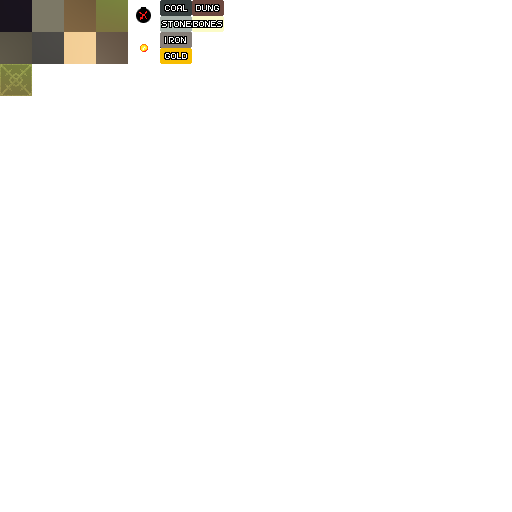
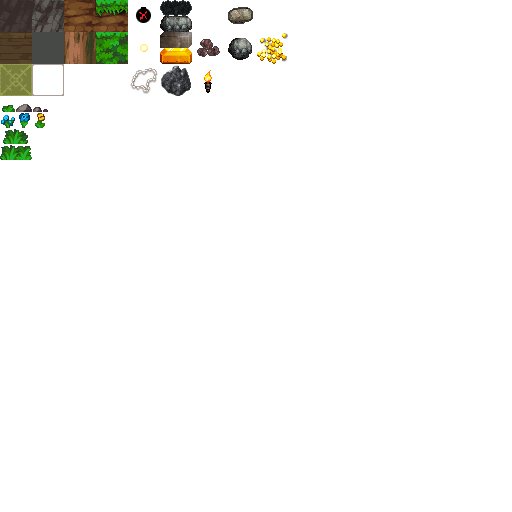
Before/after of a 512px x 512px layered artwork. What changed in the layer stack:
moved "item_style1" above "tiles_flat_style", painted on it over [0,0,212,160]
hid "tiles_flat_style" over [0,0,224,96]
added layer "Layer copy" above "Layer" over [96,0,128,16]
added layer "Layer" above "tiles" over [95,0,128,22]
showed "tiles", painted on it over [0,0,288,96]
